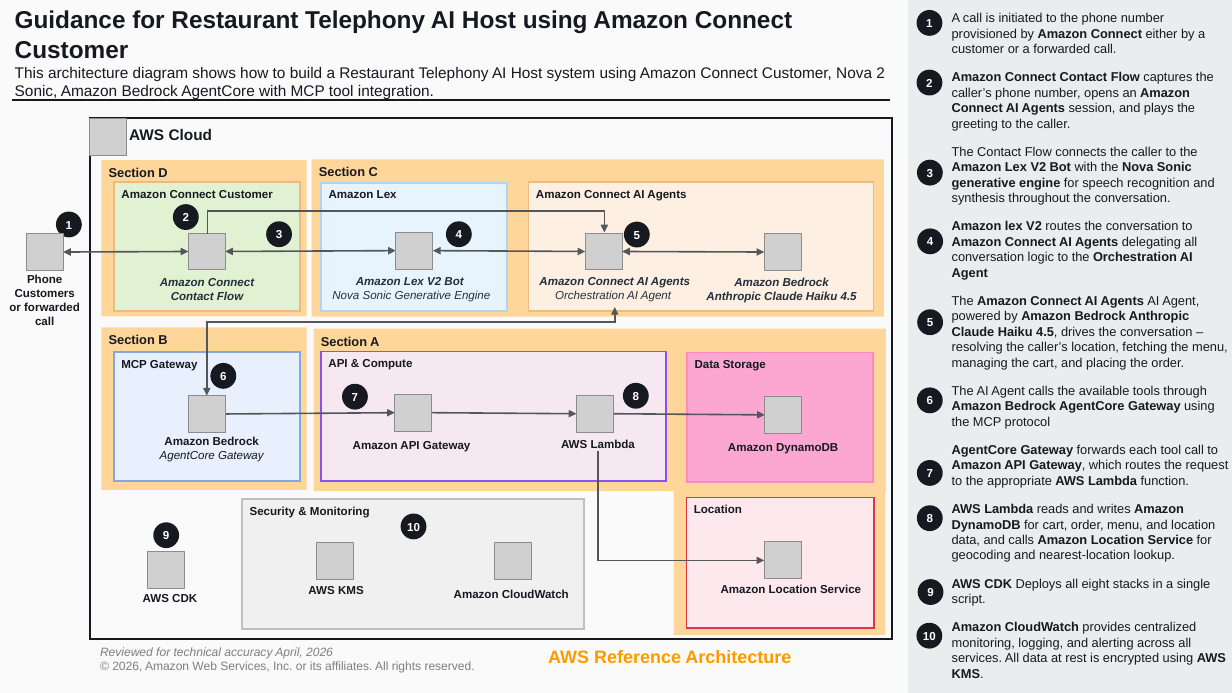
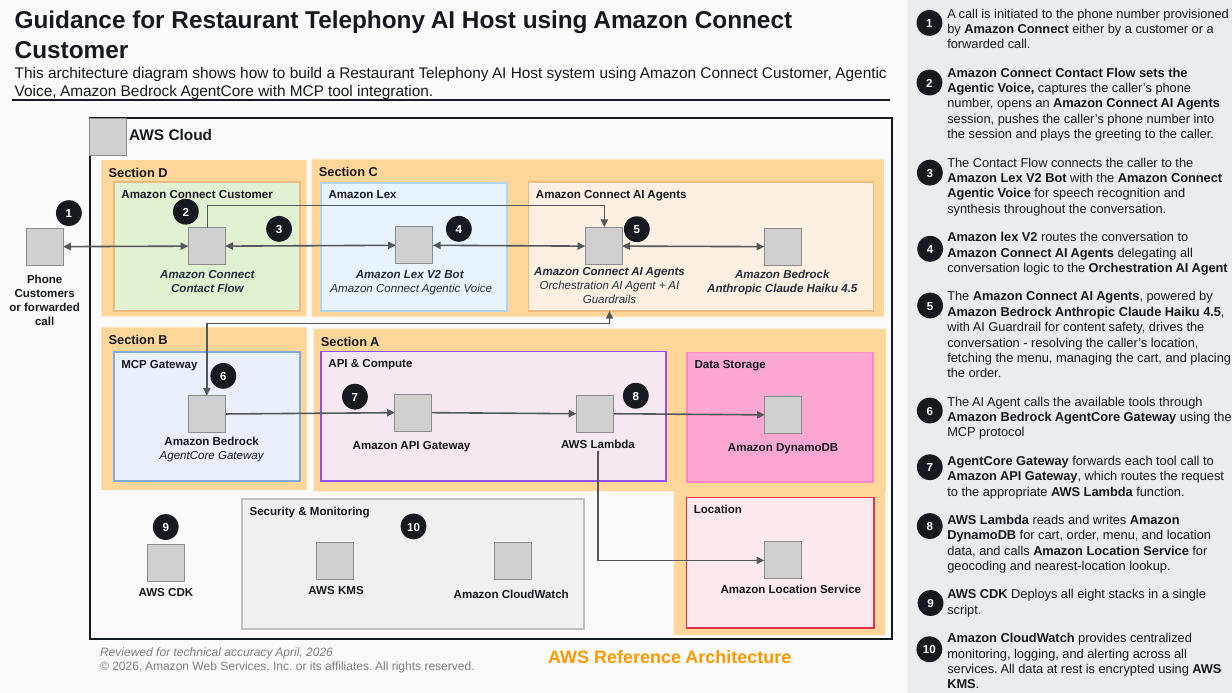
Before and after one commit to aws-samples/sample-restaurant-telephony-ai-host-using-amazon-connect-customer, a slide deck: slide 1 of assets/connect-ai-host-arch-diagram.pptx. Drawn at 1232x693 pixels with LibreOffice and Linux fonts; fonts in the diff are those of the drawing; grey boxes stand for pictures; background and template pictures are left out. Boxes give left, top, right and bottom in pixels: in the first picture for what was removed or moved away, otherwise in the second. Text is boxed around its words. In the diff, an @@ line names an element or a change of style, - is before the commit and + after.

Commit message:
docs: Update architecture diagram for Agentic Voice

```diff
--- a/assets/connect-ai-host-arch-diagram.pptx
+++ b/assets/connect-ai-host-arch-diagram.pptx
@@ text at bbox=[15, 67, 886, 100]: text changed @@
-This architecture diagram shows how to build a Restaurant Telephony AI Host system using Amazon Connect Customer, Nova 2 Sonic, Amazon Bedrock AgentCore with MCP tool integration.
+This architecture diagram shows how to build a Restaurant Telephony AI Host system using Amazon Connect Customer, Agentic Voice, Amazon Bedrock AgentCore with MCP tool integration.
@@ text at bbox=[947, 67, 1222, 216]: text changed @@
-Amazon Connect Contact Flow captures the caller’s phone number, opens an Amazon Connect AI Agents session, and plays the greeting to the caller.
-The Contact Flow connects the caller to the Amazon Lex V2 Bot with the Nova Sonic generative engine for speech recognition and synthesis throughout the conversation.
+Amazon Connect Contact Flow sets the Agentic Voice, captures the caller’s phone number, opens an Amazon Connect AI Agents session, pushes the caller’s phone number into the session and plays the greeting to the caller.
+The Contact Flow connects the caller to the Amazon Lex V2 Bot with the Amazon Connect Agentic Voice for speech recognition and synthesis throughout the conversation.
@@ 2 texts, 2 ellipses, 1 picture: place and size @@
-2 texts, 2 ellipses, 1 picture at bbox=[56, 212, 857, 589]
+2 texts, 2 ellipses, 1 picture at bbox=[56, 201, 857, 581]
@@ 5 ellipses, 5 pictures, 4 double arrows, 1 elbow arrow: place and size @@
-5 ellipses, 5 pictures, 4 double arrows, 1 elbow arrow at bbox=[26, 204, 943, 486]
+5 ellipses, 5 pictures, 4 double arrows, 1 elbow arrow at bbox=[26, 199, 943, 481]
@@ text "Amazon Connect AI Agents": place and size @@
-text "Amazon Connect AI Agents" at bbox=[539, 277, 690, 302]
+text "Amazon Connect AI Agents" at bbox=[534, 267, 685, 303]
@@ text at bbox=[330, 270, 492, 295]: text changed @@
-Amazon Lex V2 Bot
-Nova Sonic Generative Engine
+Amazon Lex V2 Bot
+Amazon Connect Agentic Voice
@@ text at bbox=[540, 280, 679, 303]: text changed @@
-Orchestration AI Agent
+Orchestration AI Agent + AI Guardrails
@@ ellipse "5": place and size @@
-ellipse "5" at bbox=[918, 310, 944, 335]
+ellipse "5" at bbox=[918, 293, 944, 319]
@@ text at bbox=[947, 290, 1231, 377]: text changed @@
-The Amazon Connect AI Agents AI Agent, powered by Amazon Bedrock Anthropic Claude Haiku 4.5, drives the conversation – resolving the caller’s location, fetching the menu, managing the cart, and placing the order.
+The Amazon Connect AI Agents, powered by Amazon Bedrock Anthropic Claude Haiku 4.5, with AI Guardrail for content safety, drives the conversation - resolving the caller’s location, fetching the menu, managing the cart, and placing the order.
@@ elbow double arrow moved from (615, 307) - (207, 396) to (610, 311) - (207, 396) @@
@@ ellipse "8": place and size @@
-ellipse "8" at bbox=[917, 506, 943, 531]
+ellipse "8" at bbox=[917, 513, 943, 539]
@@ text "AWS CDK": place and size @@
-text "AWS CDK" at bbox=[143, 594, 197, 602]
+text "AWS CDK" at bbox=[139, 588, 193, 596]
@@ 3 ellipses: place and size @@
-3 ellipses at bbox=[917, 228, 944, 605]
+3 ellipses at bbox=[917, 236, 944, 616]
@@ ellipse "10": place and size @@
-ellipse "10" at bbox=[917, 623, 943, 649]
+ellipse "10" at bbox=[917, 637, 943, 663]
```
Also in this commit, not shown: 1 other file.
